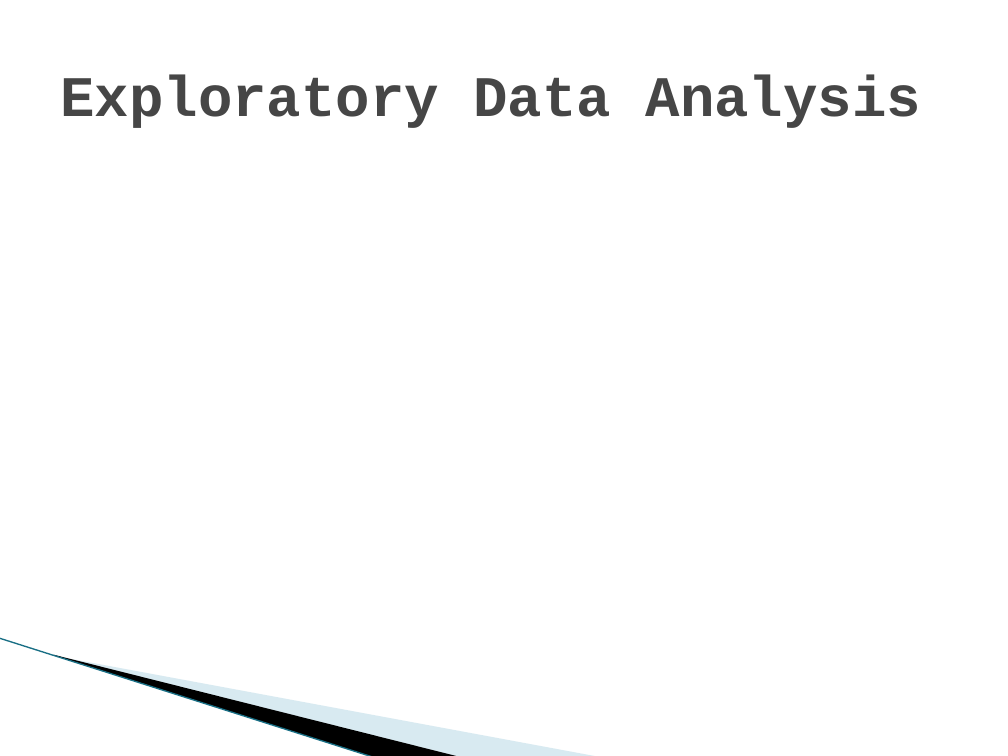
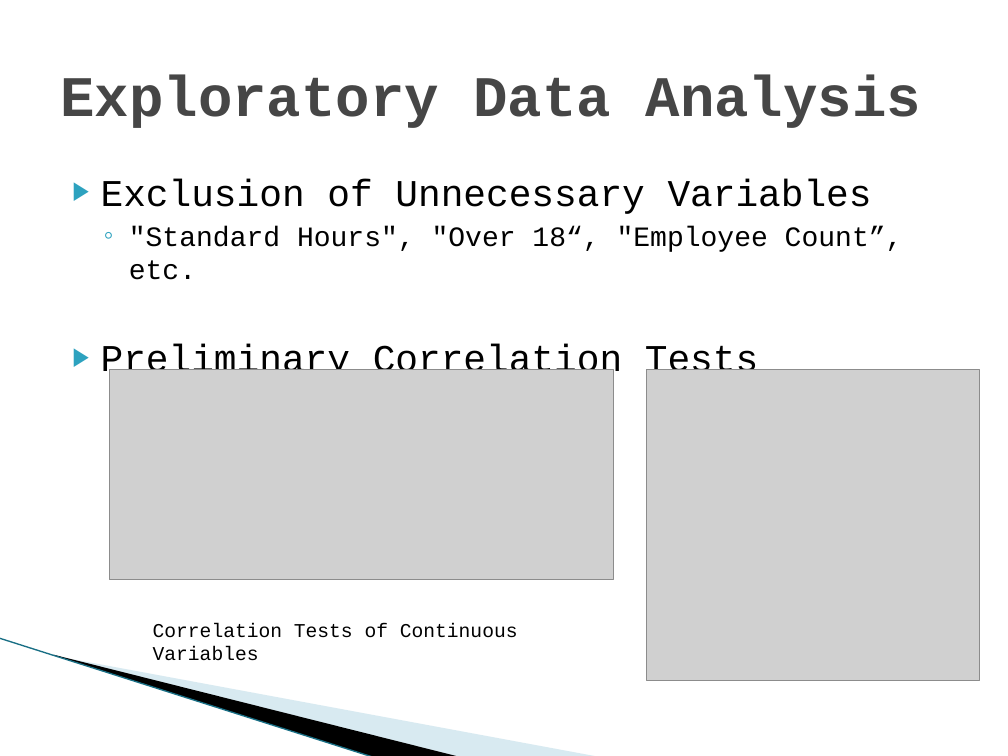
Before and after one commit to DataTex1/CaseStudy2, a slide deck: slide 4 of DDS Attrition Analysis.pptx. Drawn at 1008x756 pixels with LibreOffice and Linux fonts; fonts in the diff are those of the drawing; grey boxes stand for pictures; background and template pictures are left out. Boxes give left, top, right and bottom in pixels: in the first picture for what was removed or moved away, otherwise in the second. Text is boxed around its words. In the diff, an @@ line names an element or a change of style, - is before the commit and + after.

```diff
--- a/DDS Attrition Analysis.pptx
+++ b/DDS Attrition Analysis.pptx
@@ text added at <box>101,179,903,383</box>, 27 pt, text #000000 @@
+▶ Exclusion of Unnecessary Variables
+  ◦ "Standard Hours", "Over 18“, "Employee Count”, etc.
+▶ Preliminary Correlation Tests
@@ picture added at <box>109,370,613,580</box> @@
@@ picture added at <box>647,370,981,680</box> @@
@@ text added at <box>153,623,518,661</box>, 14 pt, text #000000 @@
+Correlation Tests of Continuous Variables
```
Also in this commit, not shown: 1 other slide changed, 2 slides added.
